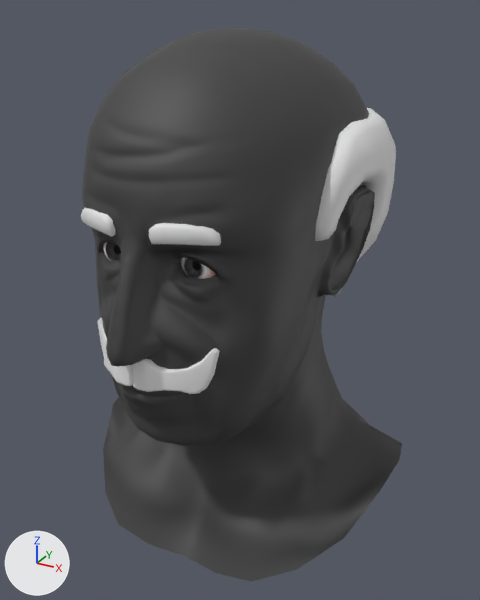
A saved change to the Blender file Heads/Police/Human/Males/Thin/Type1/Head_Police_Human_Male_Thin_Type1.2.blend.
Both versions are drawn from a 50 mm lens placed at (0.204, -0.376, 1.893), pointed at (0.007, -0.018, 1.713). The axes (+X, +Y, +Z) are drawn at lower left. The lights are the same throughout. The first picture is the older version.

Objects in the first picture: 'Head_Police_Human_Thin_Type1.2'.
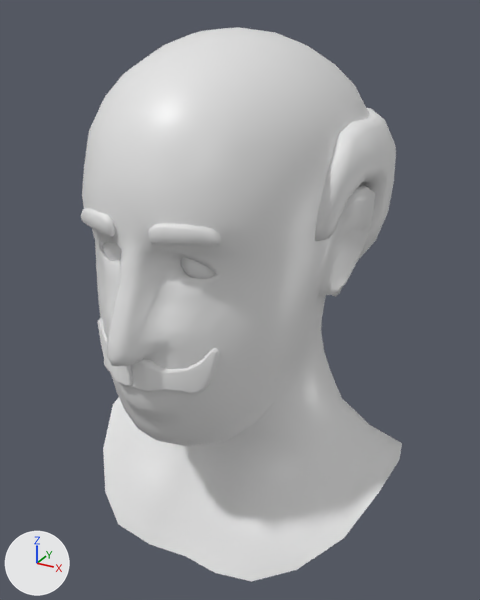
Edits to the bpy script that builds the scene:
```text
Change mat_material_head_human_teeth_eyes:
    where n0 = _N.new('ShaderNodeBsdfPrincipled'); n0.name = 'Principled BSDF'
    n0.inputs[2].default_value: 1.0 -> 0.4  # 'Roughness'
    remove n2 = _N.new('ShaderNodeTexImage'); n2.name = 'Image Texture'
    remove n2.image = img_texture_head_human_teeth_eyes_cmap__png
    remove n3 = _N.new('ShaderNodeTexImage'); n3.name = 'Image Texture.001'
    remove n3.image = img_texture_head_human_teeth_eyes_nmap_png
    remove n4 = _N.new('ShaderNodeNormalMap'); n4.name = 'Normal Map'
    remove _L.new(n2.outputs[0], n0.inputs[0])  # 'Color' to 'Base Color'
    remove _L.new(n3.outputs[0], n4.inputs[1])  # 'Color' to 'Color'
    remove _L.new(n4.outputs[0], n0.inputs[5])  # 'Normal' to 'Normal'
    remove _L.new(n2.outputs[1], n0.inputs[4])  # 'Alpha' to 'Alpha'
Change mat_material_head_human_teeth_eyes_001:
    where n0 = _N.new('ShaderNodeBsdfPrincipled'); n0.name = 'Principled BSDF'
    n0.inputs[2].default_value: 1.0 -> 0.4  # 'Roughness'
    remove n2 = _N.new('ShaderNodeTexImage'); n2.name = 'Image Texture'
    remove n2.image = img_texture_head_human_teeth_eyes_cmap__png
    remove n3 = _N.new('ShaderNodeTexImage'); n3.name = 'Image Texture.001'
    remove n3.image = img_texture_head_human_teeth_eyes_nmap_png
    remove n4 = _N.new('ShaderNodeNormalMap'); n4.name = 'Normal Map'
    remove _L.new(n2.outputs[0], n0.inputs[0])  # 'Color' to 'Base Color'
    remove _L.new(n3.outputs[0], n4.inputs[1])  # 'Color' to 'Color'
    remove _L.new(n4.outputs[0], n0.inputs[5])  # 'Normal' to 'Normal'
    remove _L.new(n2.outputs[1], n0.inputs[4])  # 'Alpha' to 'Alpha'
Add mat_material_head_police_human_male_thin_type1_2:
    mat_material_head_police_human_male_thin_type1_2 = principled_material('Material_Head_Police_Human_Male_Thin_Type1.2')
    mat_material_head_police_human_male_thin_type1_2.base_color = (0.8, 0.8, 0.8)  # white #e7e7e7
    mat_material_head_police_human_male_thin_type1_2.roughness = 0.4
Change me_head_police_human_thin_type1_2:
    where me_head_police_human_thin_type1_2.from_pydata(...)  # 2204 vertices, 2046 faces; spans x -0.117..0.117, y -0.149..0.085, z 1.453..1.749
    used by ob_head_police_human_thin_type1_2; location = (0.0, 0.0122, -0.1313); scale = (1.0, 1.05, 1.15)
    me_head_police_human_thin_type1_2 part 1: all 1156 faces that had it switch from mat_material_head_police_human_thin_type1_2 to mat_material_head_police_human_male_thin_type1_2 (white #e7e7e7)
```

What differs and where, as boxes (x1, y1, x2, y2) in the pictures (480 x 600 px):
'Head_Police_Human_Thin_Type1.2', surface changed, recoloured (grey to white)
    both: (82, 27, 402, 582)
